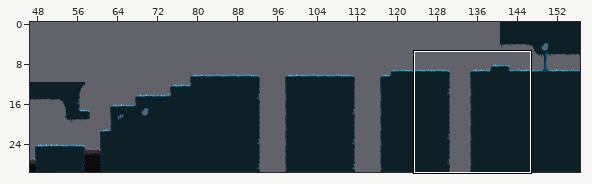
Level history. Tiled map: Vacio/Assets/Maps/LevelMap3.tmx. Above: a wide view before the commit, with the close-up outlined.
Close-up. As it was:
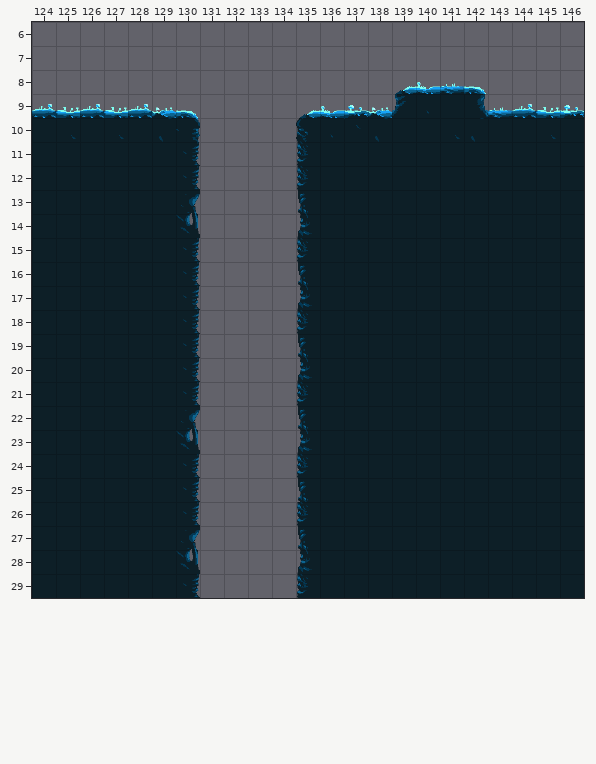
Cells are 32x32 px. Shown: x 124..146, y 6..29. The commit also changed other parts of the map, which this record leaves out.
The result:
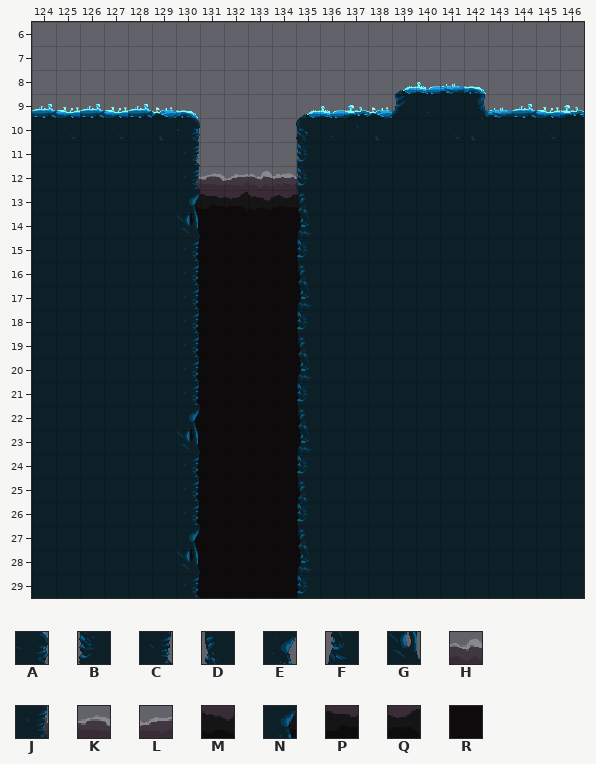
Key: from "tiles": A 51, B 64, C 71, D 84, E 91, F 104, G 111, H 164, J 165, K 166, L 167, M 184, N 185, P 186, Q 187, R 204.
_ is an empty cell.
See-through tiles are keyed as they look on the map.
Edits made:
Layer "Foreground":
The author put tile H in row 12 at x 133.
The author put tile J in row 12 at x 130 and 134.
The author put tile K in row 12 at x 131 and 135.
The author put tile L in row 12 at x 132.
The author put tile M in row 13 at x 133.
The author put tile N in row 13 at x 130 and 134.
The author put tile P in row 13 at x 131 and 135.
The author put tile Q in row 13 at x 132.
The author put tile R in rows 14 to 29 at x 130 to 135.
Layer "Touchup":
The author put tile A in row 10 at x 130.
The author put tile B in rows 11 to 12 at x 135; in row 15 at x 135; in row 18 at x 135; in row 21 at x 135; in row 24 at x 135; in row 26 at x 135.
The author put tile B in row 29 at x 135.
The author put tile C in row 12 at x 130; in rows 15 to 21 at x 130; in rows 24 to 26 at x 130; in row 29 at x 130.
The author put tile D in row 13 at x 135; in row 16 at x 135; in row 19 at x 135; in row 22 at x 135; in row 25 at x 135; in row 27 at x 135.
The author put tile E in row 13 at x 130; in row 22 at x 130; in row 27 at x 130.
The author put tile F in row 14 at x 135; in row 17 at x 135; in row 20 at x 135; in row 23 at x 135; in row 28 at x 135.
The author put tile G in row 14 at x 130; in row 23 at x 130; in row 28 at x 130.
Changed places in both close-ups, as pixel boxes (x1, y1, x2, y2):
added: (198, 120, 200, 142)
added: (189, 142, 301, 598)
